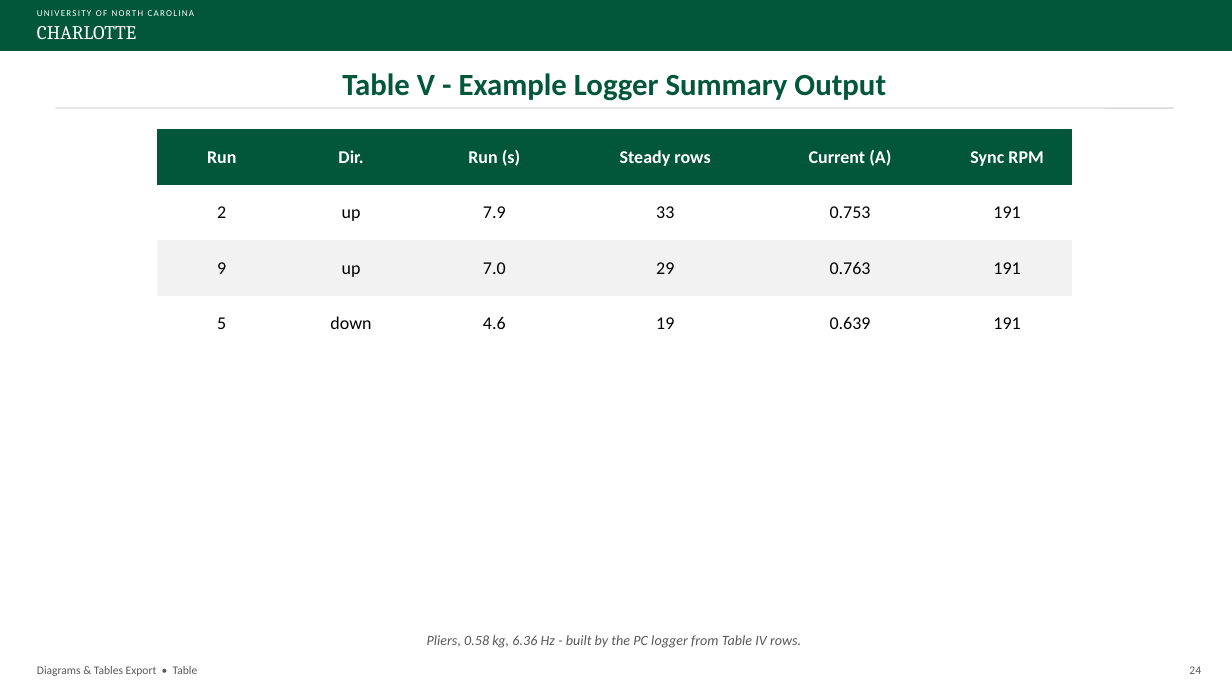
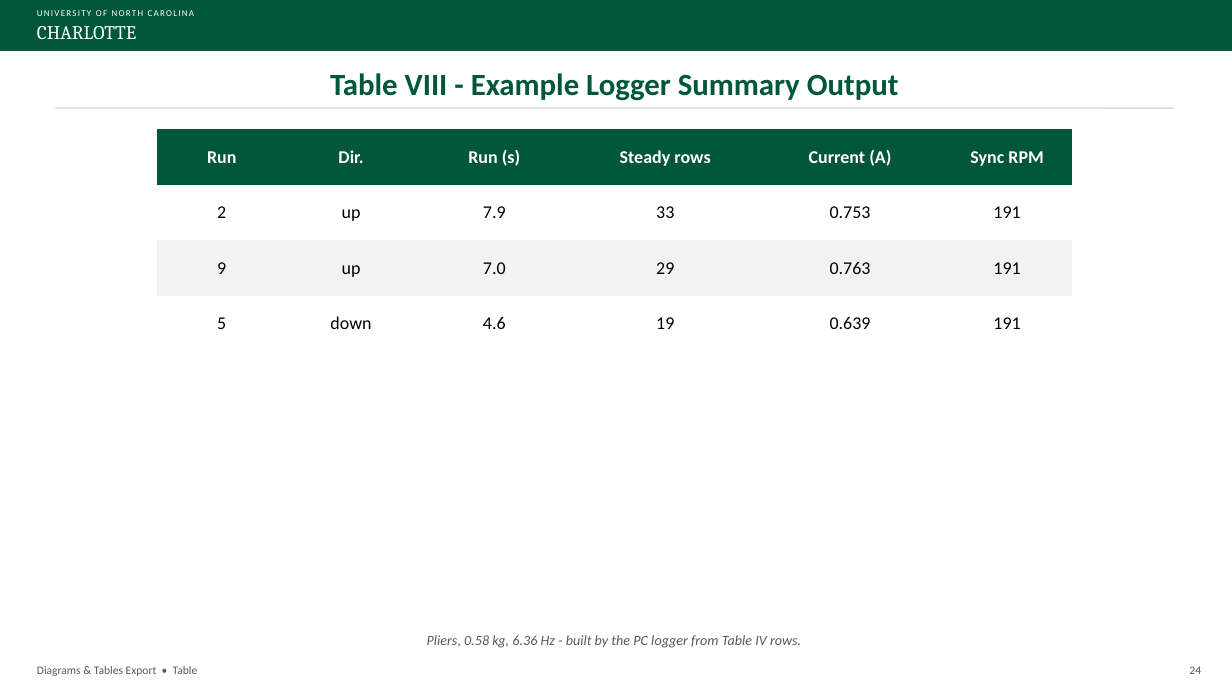
Before and after one commit to David-4529/Capstone, a slide deck: slide 24 of docs/paper/Sensorless_Load_Estimation_Diagrams_Tables_Export_Rev13.pptx. Drawn at 1232x693 pixels with LibreOffice and Linux fonts; fonts in the diff are those of the drawing. Boxes give left, top, right and bottom in pixels: in the first picture for what was removed or moved away, otherwise in the second. Text is boxed around its words. In the diff, an @@ line names an element or a change of style, - is before the commit and + after.

```diff
--- a/docs/paper/Sensorless_Load_Estimation_Diagrams_Tables_Export_Rev13.pptx
+++ b/docs/paper/Sensorless_Load_Estimation_Diagrams_Tables_Export_Rev13.pptx
@@ text at box(330, 73, 899, 101): text changed @@
-Table V - Example Logger Summary Output
+Table VIII - Example Logger Summary Output
```
Also in this commit, not shown: 4 other slides changed.
